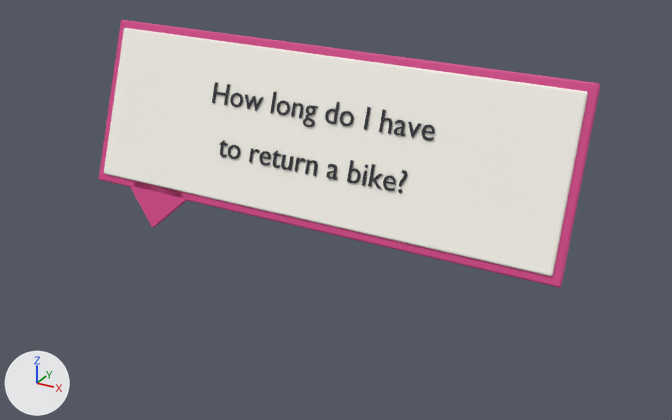
Before and after pictures for a commit that changed the glTF model frontend/public/models/rag/question.glb.
Camera for both pictures: a camera (50 mm lens) standing at (0.415, -0.709, 0.404) and looking at (0.026, -0.002, 0.05). The lights are fixed; the arrows at lower left show +X, +Y and +Z. The picture after the commit comes second. Where no turn or scale is listed for an object, it has been applied to the vertices.

The scene before the commit, as lines of its bpy script (objects in view):
```python
me_cube = bpy.data.meshes.new('Cube')
me_cube.from_pydata(...)  # 104 vertices, 200 faces; spans x -0.25..0.25, y -0.043..0.03, z -0.114..0.08
me_cube.materials.append(mat_ink)  # pink #d6458a
me_cube_001 = bpy.data.meshes.new('Cube.001')
me_cube_001.from_pydata(...)  # 96 vertices, 188 faces; spans x -0.242..0.242, y -0.028..0.028, z -0.072..0.072
me_cube_001.materials.append(mat_paper)  # white #fbf8ef
me_line1 = bpy.data.meshes.new('line1')
me_line1.from_pydata(...)  # 1308 vertices, 2544 faces; spans x -0.117..0.119, y -0.021..0.004, z -0.056..0.011
me_line1.materials.append(mat_ink_001)  # black #24272d
ob_face = bpy.data.objects.new('face', me_cube_001)
ob_face.location = (0.0, 0.0034, 0.1157)
ob_line1 = bpy.data.objects.new('line1', me_line1)
ob_line1.location = (0.0, 0.009, 0.1403)
ob_rim = bpy.data.objects.new('rim', me_cube)
ob_rim.location = (0.0, 0.006, 0.1148)
```
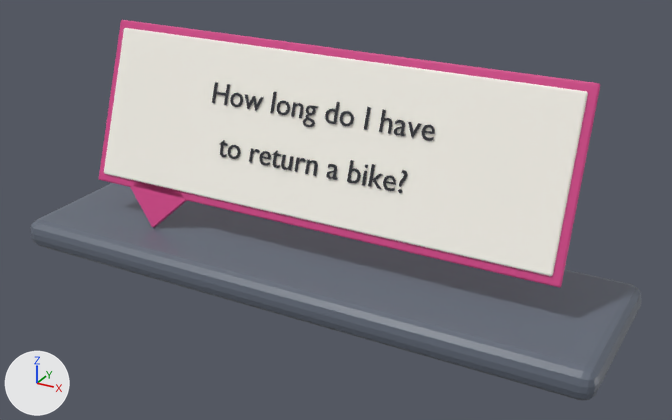
The newer file is also turned or shifted as a whole; pictures and numbers use the older file's frame.

Pixel boxes (x1, y1, x2, y2) of what changed, in the pictures (672 x 420 px):
'stand', added: after (31, 183, 641, 400)

The change in detail:
Material 'stand' (mat_stand) is new.
Its base color is (0.122, 0.144, 0.188) (greyish blue #626a78).
Its roughness is 0.45.
Its coat weight is 0.2.
Its coat roughness is 0.08.
Mesh me_cube_003 is new.
It has 96 vertices, 188 faces and spans x -0.3..0.3, y -0.087..0.087, z -0.015..0.015.
It uses material mat_stand (greyish blue #626a78).
Object 'stand' (ob_stand) is new; it shows me_cube_003.
Its location is (0.0, 0.0, -0.014).
